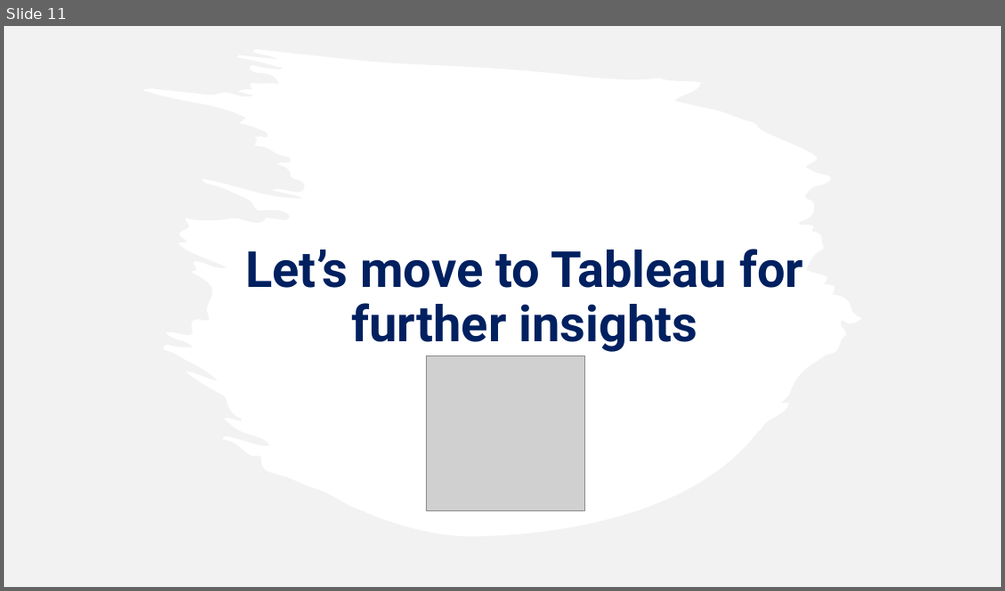
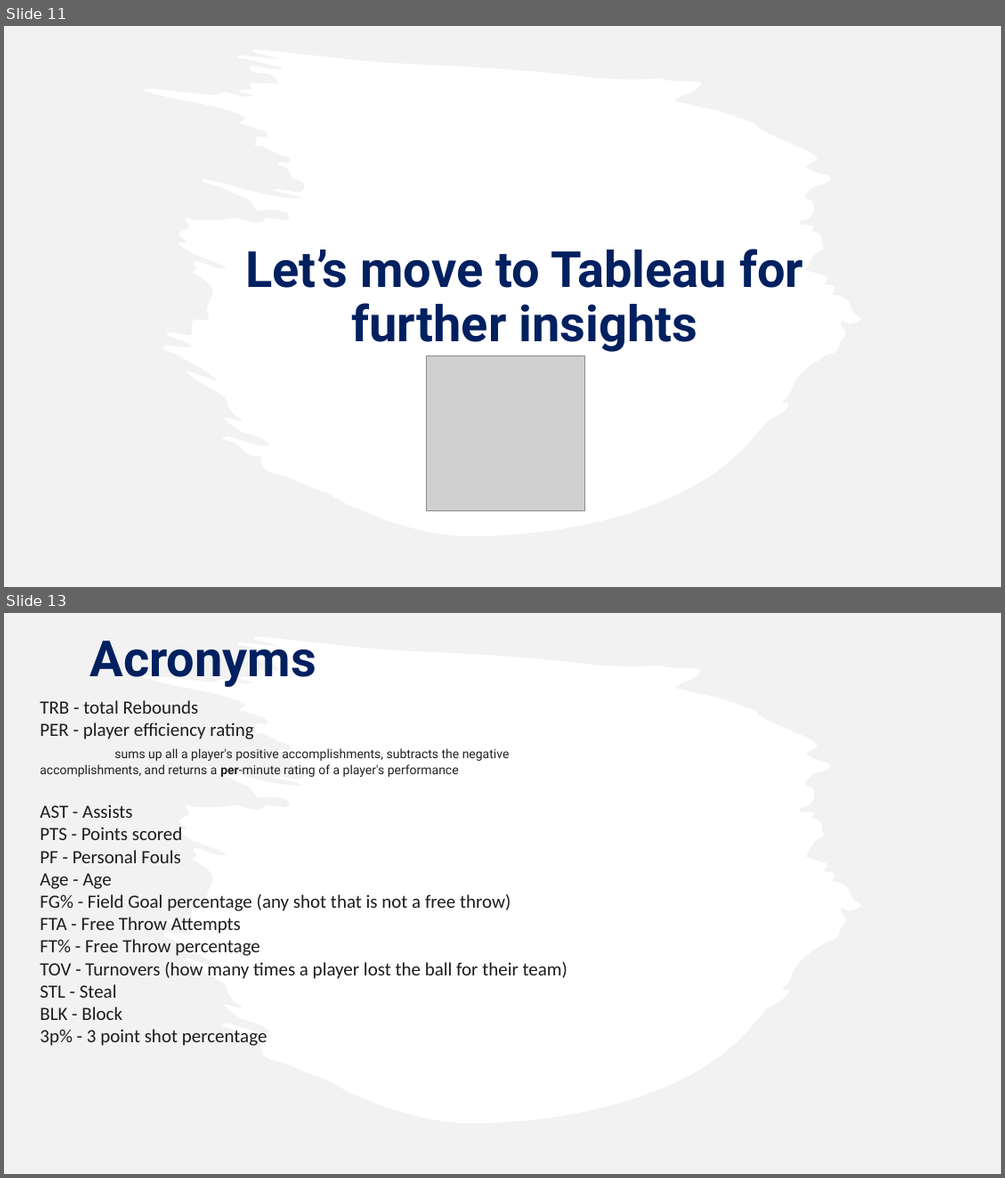
Before and after one commit to caitbeatty/nba_machine_learning, a slide deck: NBAPresentation.pptx. Shown one above the other, each under a label of ours: slide 11 before the commit, slides 11 and 13 after it; the slides between them are not shown. The pictures are 1005x591 and 1005x1178 pixels, drawn with LibreOffice and Linux fonts; fonts in the diff are those of the drawing; grey boxes stand for pictures. Boxes give left, top, right and bottom in pixels: in the first picture for what was removed or moved away, otherwise in the second. Text is boxed around its words. In the diff, an @@ line names an element or a change of style, - is before the commit and + after.

Commit message:
power point

```diff
--- a/NBAPresentation.pptx
+++ b/NBAPresentation.pptx
@@ slide 13 added at (x1=4, y1=613, x2=1001, y2=1174), background #FFFFFF @@
@@ freeform shape added at (x1=4, y1=613, x2=1001, y2=1174), fill #E7E6E6 at 50% opacity @@
@@ text added at (x1=89, y1=641, x2=316, y2=687), 48 pt, text #002060, bold @@
+Acronyms
@@ text added at (x1=40, y1=700, x2=567, y2=1046), 18 pt, text #1D1C1D @@
+TRB - total Rebounds
+PER - player efficiency rating
+sums up all a player's positive accomplishments, subtracts the negative accomplishments, and returns a per-minute rating of a player's performance
+AST - Assists
+PTS - Points scored
+PF - Personal Fouls
+Age - Age
+FG% - Field Goal percentage (any shot that is not a free throw)
+FTA - Free Throw Attempts
+FT% - Free Throw percentage
+TOV - Turnovers (how many times a player lost the ball for their team)
+STL - Steal
+BLK - Block
+3p% - 3 point shot percentage
```
Also in this commit, not shown: 2 slides changed, 3 other slides added.
